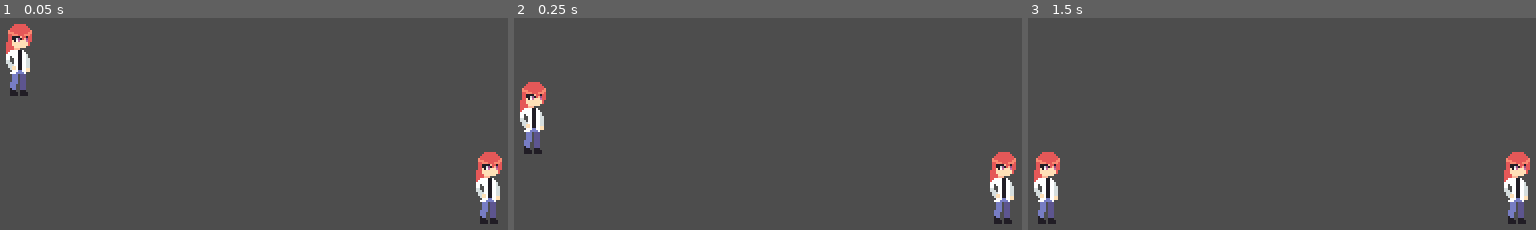
Above: before the commit, frames 1-3 (left to right).
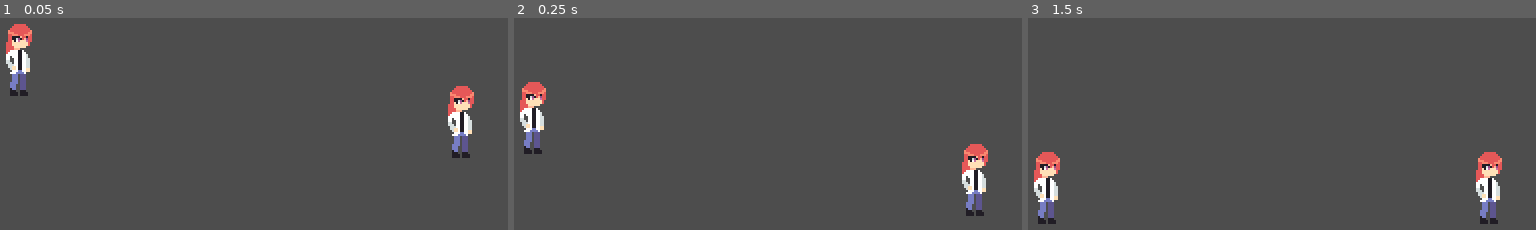
Above: after the commit, the same moments.

Repository: Lananon/wawafight
Game: Godot game, scene res://scene/game.tscn
Same seed, same stepped clock (60 frames per second), same inputs: the game is played once before the commit and once after it.
Inputs:
- Up to frame 1 (0.05 s): no input
- Up to frame 2 (0.25 s): no input
- Up to frame 3 (1.5 s): tap Enter at 1.25 s

The runs differ from the first frame. In frame 1, 2.4% of the frame differs, in the area x 88-99%, y 32-98%; in frame 2, 2.4%; in frame 3, 2.4%.

Commit message:
animation system

Diff:
--- a/characters/test_character/scenes/test_character.tscn
+++ b/characters/test_character/scenes/test_character.tscn
@@ -1,7 +1,9 @@
-[gd_scene load_steps=3 format=3 uid="uid://bu37v8ap6qsjr"]
+[gd_scene load_steps=5 format=3 uid="uid://bu37v8ap6qsjr"]
 
 [ext_resource type="Script" uid="uid://b1n3xd38lht1a" path="res://classes/character_root_class.gd" id="1_e8dxd"]
 [ext_resource type="Texture2D" uid="uid://bbuuruuhk4hfl" path="res://characters/test_character/sprites/hirav6.png" id="1_sfhei"]
+[ext_resource type="Script" uid="uid://b6vnbf37sfkqa" path="res://scripts/animation_player.gd" id="3_kg2ky"]
+[ext_resource type="Script" uid="uid://dahf0r6sbb5xh" path="res://classes/animation_step.gd" id="4_0ig77"]
 
 [node name="TestCharacter" type="Node2D"]
 texture_filter = 1
@@ -11,7 +13,16 @@
 jump_height = 20
 gravity = 1
 
-[node name="sprite" type="Sprite2D" parent="."]
+[node name="Sprite2D" type="Sprite2D" parent="."]
 texture = ExtResource("1_sfhei")
 offset = Vector2(2, -32)
 hframes = 126
+
+[node name="animation_player" type="Node2D" parent="."]
+script = ExtResource("3_kg2ky")
+
+[node name="idle" type="Node2D" parent="animation_player"]
+
+[node name="1" type="Node2D" parent="animation_player/idle"]
+script = ExtResource("4_0ig77")
+metadata/_custom_type_script = "uid://dahf0r6sbb5xh"
--- /dev/null
+++ b/classes/animation_step.gd
@@ -0,0 +1,8 @@
+extends Node2D
+
+class_name animation_step
+
+#add an animation_step called LOOP at the end of your animation if you want it to loop
+
+@export var frame: int
+@export var animation_frame: int
--- a/classes/character_root_class.gd
+++ b/classes/character_root_class.gd
@@ -1,4 +1,7 @@
 extends Node2D
+
+##object references
+@onready var animation_player = get_node("animation_player")
 
 ##movement variables
 #all of these are in quarter pixels per frame
--- a/scene/game.tscn
+++ b/scene/game.tscn
@@ -18,7 +18,8 @@
 position = Vector2(36, 75)
 
 [node name="player2" type="Node2D" parent="."]
+position = Vector2(320, -1)
 script = ExtResource("2_33cqm")
 
 [node name="TestCharacter2" parent="player2" instance=ExtResource("3_xwcet")]
-position = Vector2(271, 143)
+position = Vector2(-63, 107)
--- /dev/null
+++ b/scripts/animation_player.gd
@@ -0,0 +1,21 @@
+extends Node2D
+
+@onready var sprite = get_parent().get_node("Sprite2D")
+
+var current_animation: String = "idle"
+var current_step: int
+var current_frame: int
+
+var current_step_node
+
+func animate():
+
+
+	for child in get_node(str(current_animation)).get_children():
+		if child.frame == current_frame:
+			sprite.frame = child.animation_frame
+			current_step_node = child
+			if child.name == "LOOP":
+				current_frame = 0
+
+	current_frame += 1
--- a/scripts/game.gd
+++ b/scripts/game.gd
@@ -23,3 +23,5 @@
 	player2_character.calculate_physics()
 	player1_character.end_of_frame()
 	player2_character.end_of_frame()
+	player1_character.animation_player.animate()
+	player2_character.animation_player.animate()
Not shown, added: classes/animation_step.gd.uid
Not shown, added: scripts/animation_player.gd.uid
